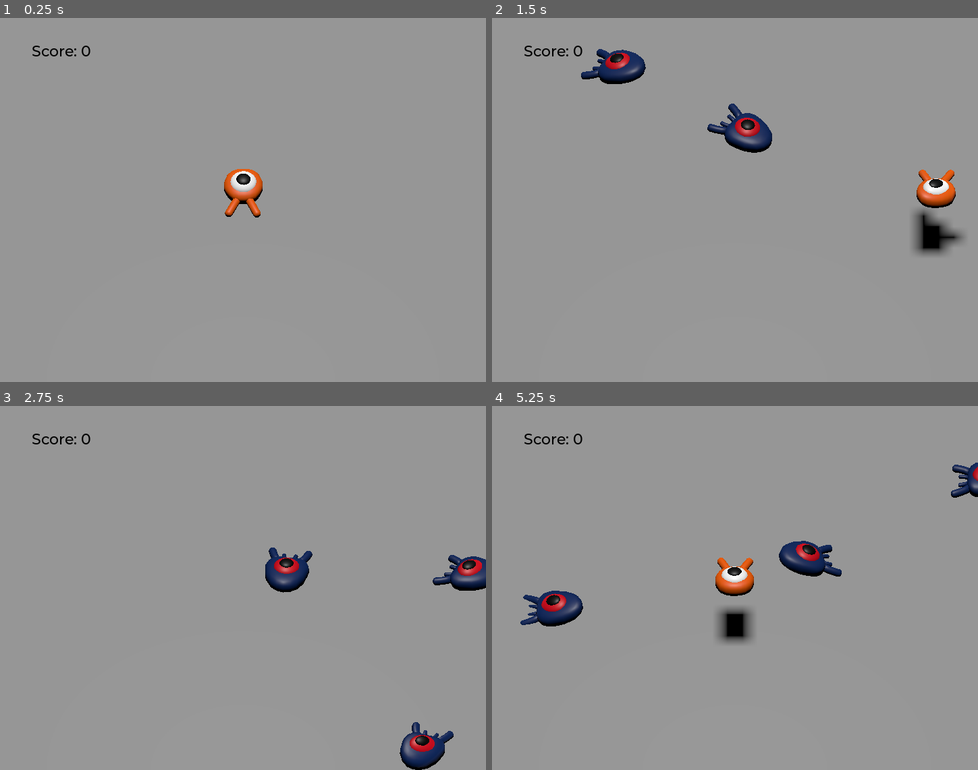
Above: before the commit, frames 1-4 (two rows, left to right).
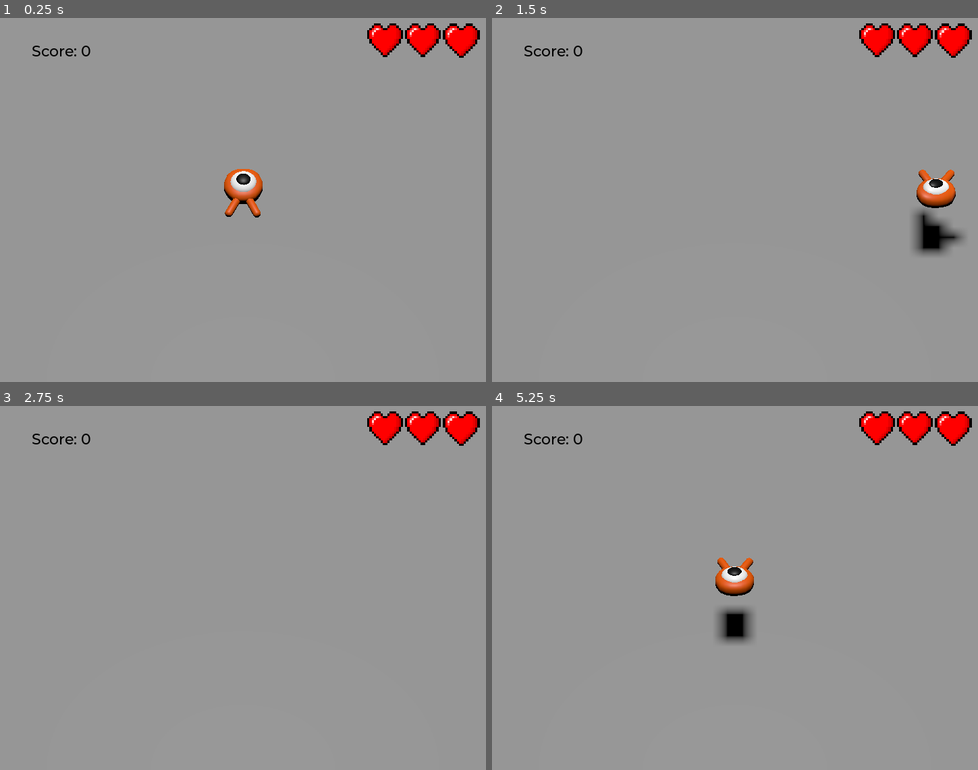
Above: after the commit, the same moments.

Repository: jnbaum/squashthecreeps
Game: Godot game, scene res://main.tscn
Two runs of this game, one before a commit and one after it. Both use one fixed random seed, a clock stepped at 60 frames per second and the inputs below.
Inputs:
- Up to frame 1 (0.25 s): no input
- Up to frame 2 (1.5 s): tap Enter (ui_accept) at 0.5 s; hold Right (move_right) 0.53-1.28 s; tap Space (jump) at 0.6, 0.77, 1.07, 1.35 s; hold S (move_back) from 1.28 s (still down)
- Up to frame 3 (2.75 s): tap Space (jump) at 1.52, 1.82, 2.1 s; release S (move_back) at 2.03 s; hold Right (move_right) from 2.03 s (still down)
- Up to frame 4 (5.25 s): release Right (move_right) at 2.78 s; hold W (move_forward) 2.78-3.53 s; tap Space (jump) at 2.85, 3.02, 3.32, 3.6, 3.77, 4.07, 4.35, 4.52, 4.82, 5.1 s; hold Left (move_left) 3.53-5.03 s; hold S (move_back) from 5.03 s (still down)

The runs differ from the first frame. In frame 1, 1.4% of the frame differs, in the area x 75-99%, y 1-11%; in frame 2, 3.3%; in frame 3, 3.8%, in the area x 54-100%, y 1-100%; in frame 4, 3.5%.
Error after the commit: Cannot call method 'instantiate' on a null value. (res://main.gd:28)

Commit message:
Working on new things, unfinished though

Diff:
--- a/main.gd
+++ b/main.gd
@@ -1,12 +1,22 @@
 extends Node
 
 @export var mob_scene: PackedScene
+
+@export var mob2_scene: PackedScene
+
+
+var health = 3
 
 # Called when the node enters the scene tree for the first time.
 func _ready() -> void:
 	$UserInterface/Retry.hide()
 	$UserInterface/Label.hide()
-
+	$UserInterface/Heart1.show()
+	$UserInterface/Heart2.show()
+	$UserInterface/Heart3.show()
+	$UserInterface/Heart4.hide()
+	$UserInterface/Heart5.hide()
+	$Player.health_changed.connect(_on_reduce_health.bind())
 
 # Called every frame. 'delta' is the elapsed time since the previous frame.
 func _process(delta: float) -> void:
@@ -32,13 +42,58 @@
 	# We connect the mob to the score label to update the score upon squashing one.
 	mob.squashed.connect($UserInterface/ScoreLabel._on_mob_squashed.bind())
 
+func _on_mob2_timer_timeout():
+	# Create a new instance of the Mob scene.
+	var mob2 = mob2_scene.instantiate()
 
-func _on_player_hit() -> void:
-	$MobTimer.stop()
-	$UserInterface/Retry.show()
-	$UserInterface/Label.show()
+	# Choose a random location on the SpawnPath.
+	# We store the reference to the SpawnLocation node.
+	var mob2_spawn_location = get_node("SpawnPath/SpawnLocation")
+	# And give it a random offset.
+	mob2_spawn_location.progress_ratio = randf()
+
+	var player_position = $Player.position
+	mob2.initialize(mob2_spawn_location.position, player_position)
+
+	# Spawn the mob by adding it to the Main scene.
+	add_child(mob2)
+
+	# We connect the mob to the score label to update the score upon squashing one.
+	mob2.squashed.connect($UserInterface/ScoreLabel._on_mob2_squashed.bind())
+#func _on_player_hit() -> void:
+#		$MobTimer.stop()
+#		$UserInterface/Retry.show()
+#		$UserInterface/Label.show()
 
 func _unhandled_input(event):
 	if event.is_action_pressed("ui_accept") and $UserInterface/Retry.visible:
 		# This restarts the current scene.
 		get_tree().reload_current_scene()
+
+func _on_reduce_health(new_health:int):
+	health = new_health
+
+	if health == 4:
+		$UserInterface/Heart5.hide()
+	if health == 3:
+		$UserInterface/Heart4.hide()
+		$UserInterface/Heart5.hide()
+	if health == 2:
+		$UserInterface/Heart3.hide()
+		$UserInterface/Heart4.hide()
+		$UserInterface/Heart5.hide()
+	if health == 1:
+		$UserInterface/Heart2.hide()
+		$UserInterface/Heart3.hide()
+		$UserInterface/Heart4.hide()
+		$UserInterface/Heart5.hide()
+	if health <= 0:
+		$UserInterface/Heart1.hide()
+		$UserInterface/Heart2.hide()
+		$UserInterface/Heart3.hide()
+		$UserInterface/Heart4.hide()
+		$UserInterface/Heart5.hide()
+		$MobTimer.stop()
+		$Mob2Timer.stop()
+		$UserInterface/Retry.show()
+		$UserInterface/Label.show()
--- a/main.tscn
+++ b/main.tscn
@@ -2,9 +2,9 @@
 
 [ext_resource type="PackedScene" uid="uid://cdmmfmasxgdu6" path="res://player.tscn" id="1_aarh5"]
 [ext_resource type="Script" path="res://main.gd" id="1_yhrjo"]
-[ext_resource type="PackedScene" uid="uid://b8huxbmha2c16" path="res://mob.tscn" id="2_t2p8y"]
 [ext_resource type="FontFile" uid="uid://df6e3uub7bawf" path="res://fonts/Montserrat-Medium.ttf" id="4_yqbel"]
 [ext_resource type="Script" path="res://score_label.gd" id="5_bfsek"]
+[ext_resource type="Texture2D" uid="uid://dcjh6adqrkii7" path="res://art/heart.png" id="6_agg1m"]
 
 [sub_resource type="BoxShape3D" id="BoxShape3D_3hh1i"]
 size = Vector3(60, 2, 60)
@@ -31,7 +31,6 @@
 
 [node name="Main" type="Node"]
 script = ExtResource("1_yhrjo")
-mob_scene = ExtResource("2_t2p8y")
 
 [node name="Ground" type="StaticBody3D" parent="."]
 transform = Transform3D(1, 0, 0, 0, 1, 0, 0, 0, 1, 0, -1, 0)
@@ -131,5 +130,54 @@
 text = "Press Enter to Retry
 "
 
+[node name="Heart5" type="TextureRect" parent="UserInterface"]
+layout_mode = 0
+offset_left = 429.0
+offset_top = 8.0
+offset_right = 1189.0
+offset_bottom = 721.0
+scale = Vector2(0.0720189, 0.0720189)
+texture = ExtResource("6_agg1m")
+
+[node name="Heart4" type="TextureRect" parent="UserInterface"]
+layout_mode = 0
+offset_left = 485.0
+offset_top = 8.0
+offset_right = 1245.0
+offset_bottom = 721.0
+scale = Vector2(0.0721121, 0.0721121)
+texture = ExtResource("6_agg1m")
+
+[node name="Heart3" type="TextureRect" parent="UserInterface"]
+layout_mode = 0
+offset_left = 544.0
+offset_top = 8.0
+offset_right = 1304.0
+offset_bottom = 721.0
+scale = Vector2(0.0700386, 0.0700386)
+texture = ExtResource("6_agg1m")
+
+[node name="Heart2" type="TextureRect" parent="UserInterface"]
+layout_mode = 0
+offset_left = 600.0
+offset_top = 8.0
+offset_right = 1360.0
+offset_bottom = 721.0
+scale = Vector2(0.069766, 0.069766)
+texture = ExtResource("6_agg1m")
+
+[node name="Heart1" type="TextureRect" parent="UserInterface"]
+layout_mode = 0
+offset_left = 656.0
+offset_top = 8.0
+offset_right = 1416.0
+offset_bottom = 721.0
+scale = Vector2(0.0720655, 0.0720655)
+texture = ExtResource("6_agg1m")
+
+[node name="Mob2Timer" type="Timer" parent="."]
+wait_time = 0.5
+autostart = true
+
 [connection signal="hit" from="Player" to="." method="_on_player_hit"]
 [connection signal="timeout" from="MobTimer" to="." method="_on_mob_timer_timeout"]
--- a/mob.tscn
+++ b/mob.tscn
@@ -49,7 +49,7 @@
 [node name="Pivot" type="Node3D" parent="."]
 
 [node name="Character" parent="Pivot" instance=ExtResource("2_u54w8")]
-transform = Transform3D(1, 0, 0, 0, 0.990268, -0.139173, 0, 0.139173, 0.990268, 0, 0, 0)
+transform = Transform3D(1, 0, 0, 0, 0.987688, 0.156434, 0, -0.156434, 0.987688, 0, 0.35, 0)
 
 [node name="CollisionShape3D" type="CollisionShape3D" parent="."]
 transform = Transform3D(1, 0, 0, 0, 1, 0, 0, 0, 1, 0.0359802, 0, -0.144318)
--- /dev/null
+++ b/mob_2.gd
@@ -0,0 +1,36 @@
+extends CharacterBody3D
+
+# Minimum speed of the mob in meters per second.
+@export var min_speed = 10
+# Maximum speed of the mob in meters per second.
+@export var max_speed = 18
+
+# Emitted when the player jumped on the mob
+signal squashed
+
+func _physics_process(_delta):
+	move_and_slide()
+
+# This function will be called from the Main scene.
+func initialize(start_position, player_position):
+	# We position the mob by placing it at start_position
+	# and rotate it towards player_position, so it looks at the player.
+	look_at_from_position(start_position, player_position, Vector3.UP)
+	# Rotate this mob randomly within range of -45 and +45 degrees,
+	# so that it doesn't move directly towards the player.
+	rotate_y(randf_range(-PI / 4, PI / 4))
+
+	# We calculate a random speed (integer)
+	var random_speed = randi_range(min_speed, max_speed)
+	# We calculate a forward velocity that represents the speed.
+	velocity = Vector3.FORWARD * random_speed
+	# We then rotate the velocity vector based on the mob's Y rotation
+	# in order to move in the direction the mob is looking.
+	velocity = velocity.rotated(Vector3.UP, rotation.y)
+
+func _on_visible_on_screen_notifier_3d_screen_exited():
+	queue_free()
+
+func squash():
+	squashed.emit()
+	queue_free() # Destroy this node
--- a/player.gd
+++ b/player.gd
@@ -1,6 +1,9 @@
 extends CharacterBody3D
 
 signal hit
+
+signal health_changed(health)
+
 
 # How fast the player moves in meters per second.
 @export var speed = 14
@@ -18,6 +21,7 @@
 
 var target_velocity = Vector3.ZERO
 
+var health = 3
 
 func _physics_process(delta):
 	var direction = Vector3.ZERO
@@ -82,8 +86,15 @@
 	$Pivot.rotation.x = PI / 6 * velocity.y / jump_impulse
 
 func die():
-	hit.emit()
+	#hit.emit()
 	queue_free()
 
 func _on_mob_detector_body_entered(body: Node3D) -> void:
-	die()
+
+	hit.emit()
+
+	#WRITE HEALTH SCRIPT HERE
+	health -=1
+	health_changed.emit(health)
+	if health <= 0:
+		die()
--- a/player.tscn
+++ b/player.tscn
@@ -90,7 +90,7 @@
 monitorable = false
 
 [node name="CollisionShape3D" type="CollisionShape3D" parent="MobDetector"]
-transform = Transform3D(0.65522, -0.00447391, -0.0190944, 0.00982382, 0.350581, 0.0518902, 0.0183471, -0.0279411, 0.65413, 0.0205476, 0.0914595, 0.0510322)
+transform = Transform3D(0.659848, -0.00438422, -0.0238956, 0.0098932, 0.343553, 0.0649376, 0.0184767, -0.027381, 0.818606, 0.0205476, 0.0914595, 0.0510322)
 shape = SubResource("CylinderShape3D_h4jkr")
 
 [node name="AnimationPlayer" type="AnimationPlayer" parent="."]
Binary file added: art/godot_plush_albedo.png
Not shown, added: art/godot_plush_albedo.png.import
Not shown, added: art/godot_plush_model.glb.import
Binary file added: art/heart.png
Not shown, added: art/heart.png.import
Binary file added: art/item pack(16 by 16)/Coin/474aac53-90ea-40b7-8c79-3593acedb60a-0.png
Not shown, added: art/item pack(16 by 16)/Coin/474aac53-90ea-40b7-8c79-3593acedb60a-0.png.import
Binary file added: art/item pack(16 by 16)/Coin/474aac53-90ea-40b7-8c79-3593acedb60a-1.png
Not shown, added: art/item pack(16 by 16)/Coin/474aac53-90ea-40b7-8c79-3593acedb60a-1.png.import
Binary file added: art/item pack(16 by 16)/Coin/474aac53-90ea-40b7-8c79-3593acedb60a-2.png
Not shown, added: art/item pack(16 by 16)/Coin/474aac53-90ea-40b7-8c79-3593acedb60a-2.png.import
Binary file added: art/item pack(16 by 16)/Coin/474aac53-90ea-40b7-8c79-3593acedb60a-3.png
(and 124 more such lines)
